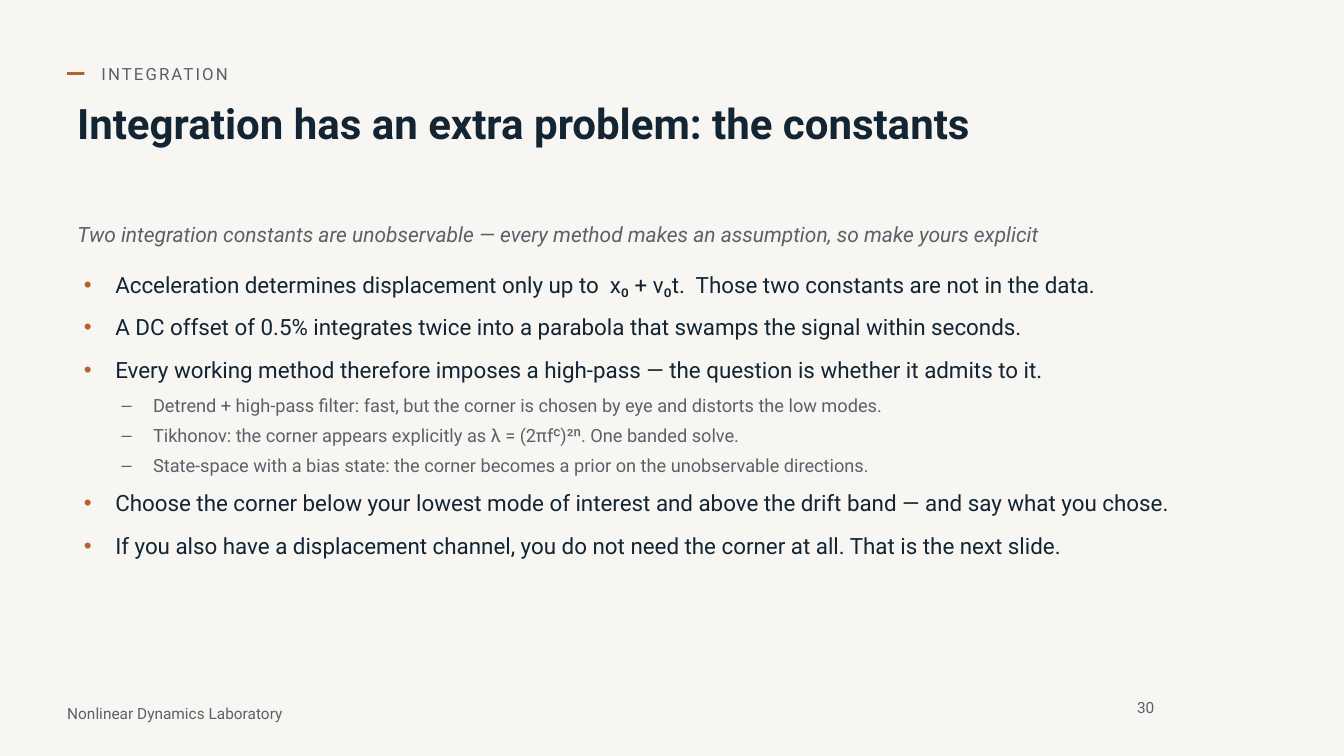
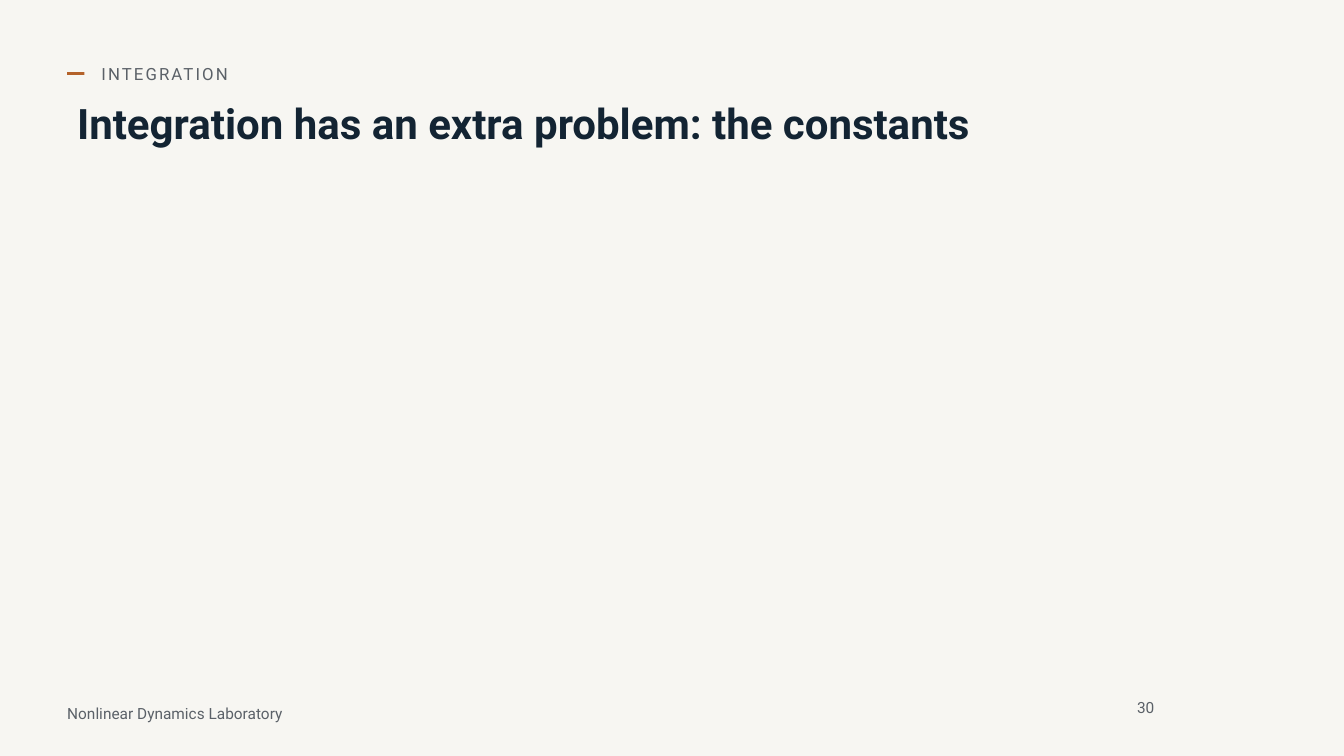
Before and after one commit to nld-uri/kinematics-toolbox, a slide deck: slide 30 of talk/differentiation_integration_talk.pptx. Drawn at 1344x756 pixels with LibreOffice and Linux fonts; fonts in the diff are those of the drawing; grey boxes stand for pictures; background and template pictures are left out. Boxes give left, top, right and bottom in pixels: in the first picture for what was removed or moved away, otherwise in the second. Text is boxed around its words. In the diff, an @@ line names an element or a change of style, - is before the commit and + after.

Commit message:
new ppt

```diff
--- a/talk/differentiation_integration_talk.pptx
+++ b/talk/differentiation_integration_talk.pptx
@@ text removed at bbox=[77, 226, 1168, 559] @@
-Two integration constants are unobservable — every method makes an assumption, so make yours explicit
-• Acceleration determines displacement only up to x₀ + v₀t. Those two constants are not in the data.
-• A DC offset of 0.5% integrates twice into a parabola that swamps the signal within seconds.
-• Every working method therefore imposes a high-pass — the question is whether it admits to it.
-– Detrend + high-pass filter: fast, but the corner is chosen by eye and distorts the low modes.
-– Tikhonov: the corner appears explicitly as λ = (2πfᶜ)²ⁿ. One banded solve.
-– State-space with a bias state: the corner becomes a prior on the unobservable directions.
-• Choose the corner below your lowest mode of interest and above the drift band — and say what you chose.
-• If you also have a displacement channel, you do not need the corner at all. That is the next slide.
```
Also in this commit, not shown: 18 other slides changed, 1 other file.
